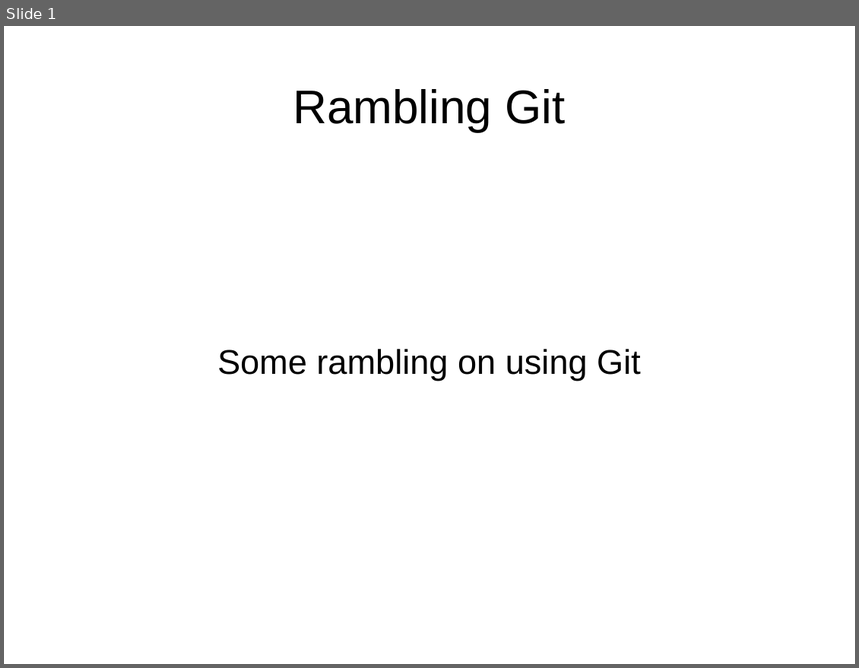
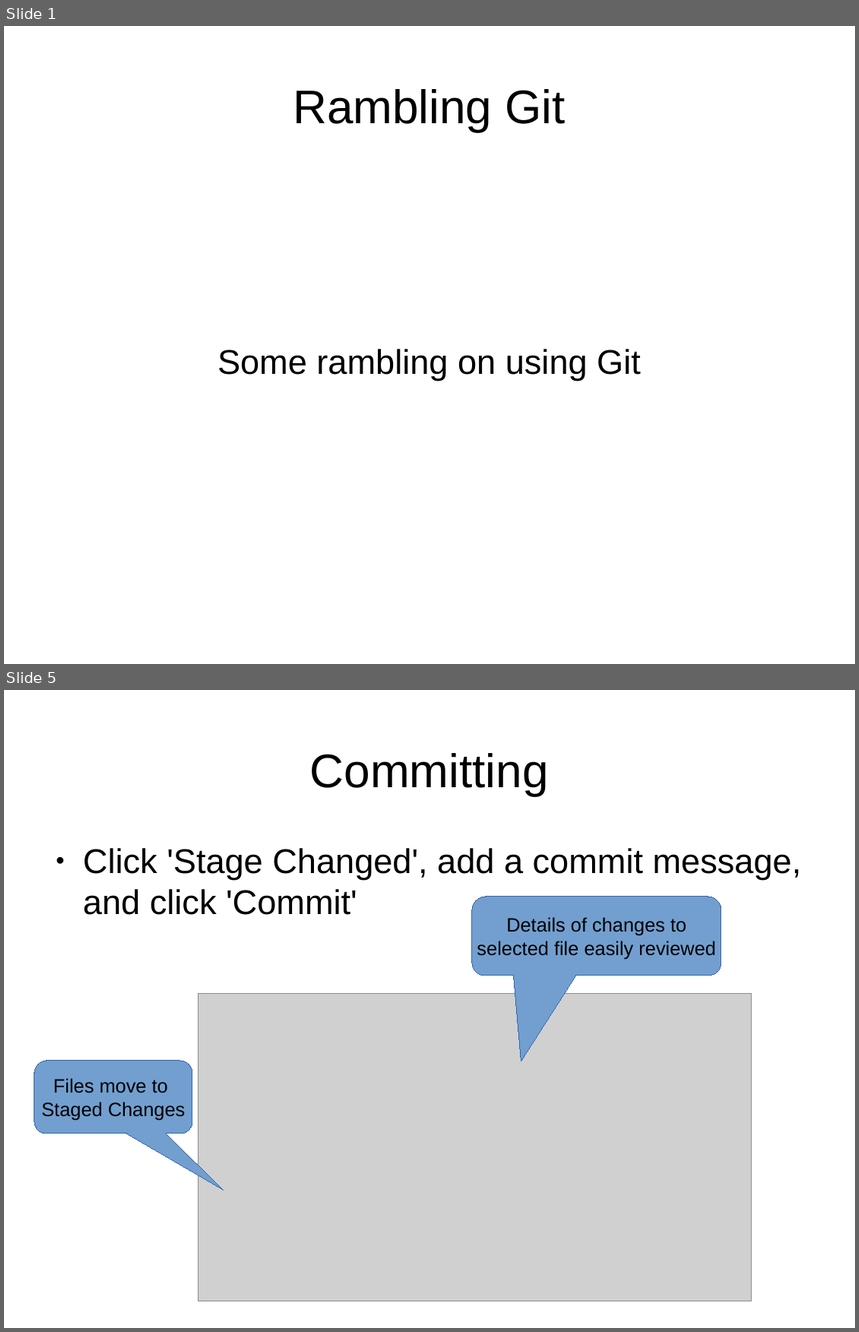
Before and after one commit to warkrug/rambling_git, a slide deck: presentation/ramblings.odp. Shown one above the other, each under a label of ours: slide 1 before the commit, slides 1 and 5 after it; the slides between them are not shown. The pictures are 859x668 and 859x1332 pixels, drawn with LibreOffice and Linux fonts; fonts in the diff are those of the drawing; grey boxes stand for pictures. Boxes give left, top, right and bottom in pixels: in the first picture for what was removed or moved away, otherwise in the second. Text is boxed around its words. In the diff, an @@ line names an element or a change of style, - is before the commit and + after.

```diff
--- a/presentation/ramblings.odp
+++ b/presentation/ramblings.odp
@@ slide 5 added at (4, 690, 855, 1328), background #FFFFFF @@
@@ title added at (310, 753, 549, 796), 44 pt, text #000000 @@
+Committing
@@ text added at (83, 848, 802, 915), 32 pt, text #000000 @@
+● Click 'Stage Changed', add a commit message, and click 'Commit'
@@ rounded speech box added at (472, 897, 721, 976), fill #729FCF, outline #3465AF 0 pt, 18 pt, text #000000 @@
+Details of changes to
+selected file easily reviewed
@@ picture added at (199, 994, 752, 1302) @@
@@ rounded speech box added at (34, 1061, 192, 1133), fill #729FCF, outline #3465AF 0 pt, 18 pt, text #000000 @@
+Files move to
+Staged Changes
```
Also in this commit, not shown: 11 other slides added, 6 other files.
